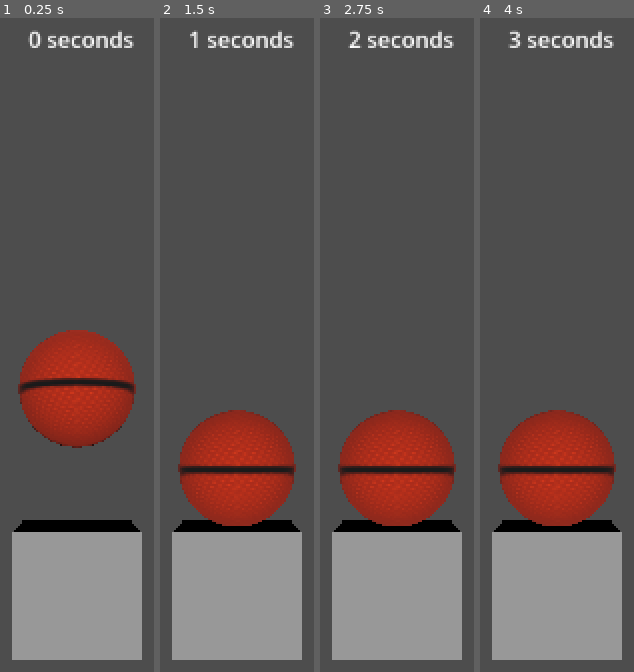
Above: before the commit, frames 1-4 (left to right).
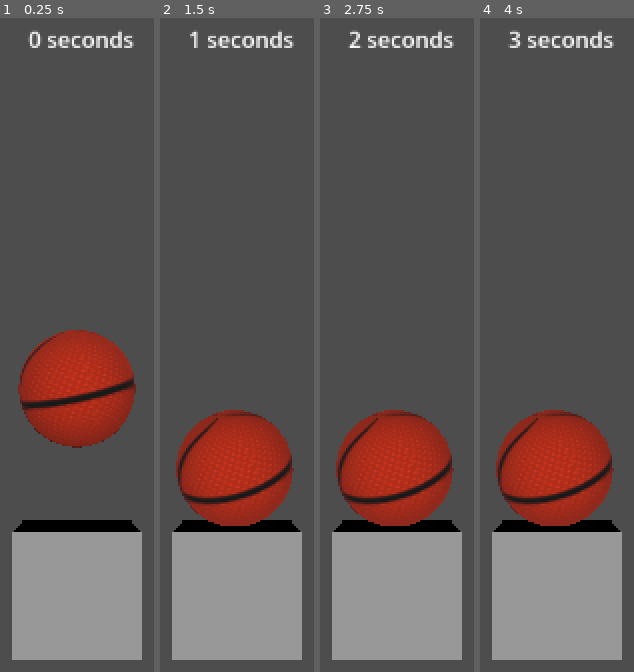
Above: after the commit, the same moments.

Repository: Briightbug/HoldMyBall
Game: Godot game, scene res://Scenes/main.tscn
Same seed, same stepped clock (60 frames per second), same inputs: the game is played once before the commit and once after it.
Inputs (mouse positions are in pixels of both pictures, inside the frame that each line leads up to):
- Up to frame 1 (0.25 s): no input
- Up to frame 2 (1.5 s): move the mouse to (241, 37) at 0.52 s; click (241, 37) at 0.67 s; move the mouse to (outside the picture) at 1.27 s; click (outside the picture) at 1.42 s
- Up to frame 3 (2.75 s): tap Enter at 2 s; move the mouse to (outside the picture) at 2.02 s; click (outside the picture) at 2.17 s
- Up to frame 4 (4 s): tap Space at 2.75 s; move the mouse to (outside the picture) at 2.77 s; click (outside the picture) at 2.92 s; tap Enter at 3.5 s; move the mouse to (outside the picture) at 3.52 s; click (outside the picture) at 3.67 s

The runs differ from the first frame. In frame 1, 2.3% of the frame differs, in the area x 11-88%, y 47-66%; in frame 2, 3.0%, in the area x 10-89%, y 59-78%; in frame 3, 3.0%; in frame 4, 3.0%.

Commit message:
Ball falling, rotates while falling

Diff:
--- a/Ball/ball.gd
+++ b/Ball/ball.gd
@@ -1,4 +1,5 @@
 class_name Ball extends RigidBody3D
+
 
 
 # Called when the node enters the scene tree for the first time.
--- a/Scenes/main.tscn
+++ b/Scenes/main.tscn
@@ -17,6 +17,9 @@
 
 [node name="Ball" parent="." unique_id=2040412137 instance=ExtResource("1_jjgbg")]
 transform = Transform3D(1, 0, 0, 0, 1, 0, 0, 0, 1, 0, 0.9021683, 0)
+mass = 5.0
+angular_velocity = Vector3(1.5707964, 1.5707964, 1.5707964)
+angular_damp = 3.545
 
 [node name="StaticBody3D" type="StaticBody3D" parent="." unique_id=340119171]
 
--- a/project.godot
+++ b/project.godot
@@ -16,7 +16,7 @@
 
 config/name="SeriousGame"
 run/main_scene="uid://oj6tlfmvyq0l"
-config/features=PackedStringArray("4.6", "Forward Plus")
+config/features=PackedStringArray("4.7", "Forward Plus")
 config/icon="res://icon.svg"
 
 [input]
